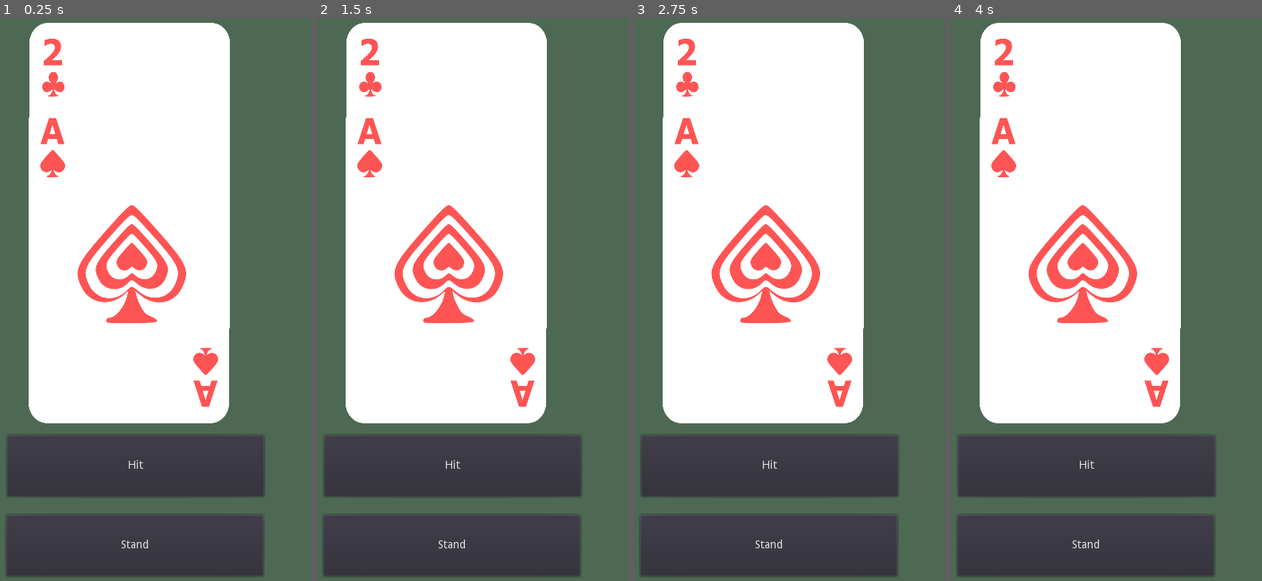
Above: before the commit, frames 1-4 (left to right).
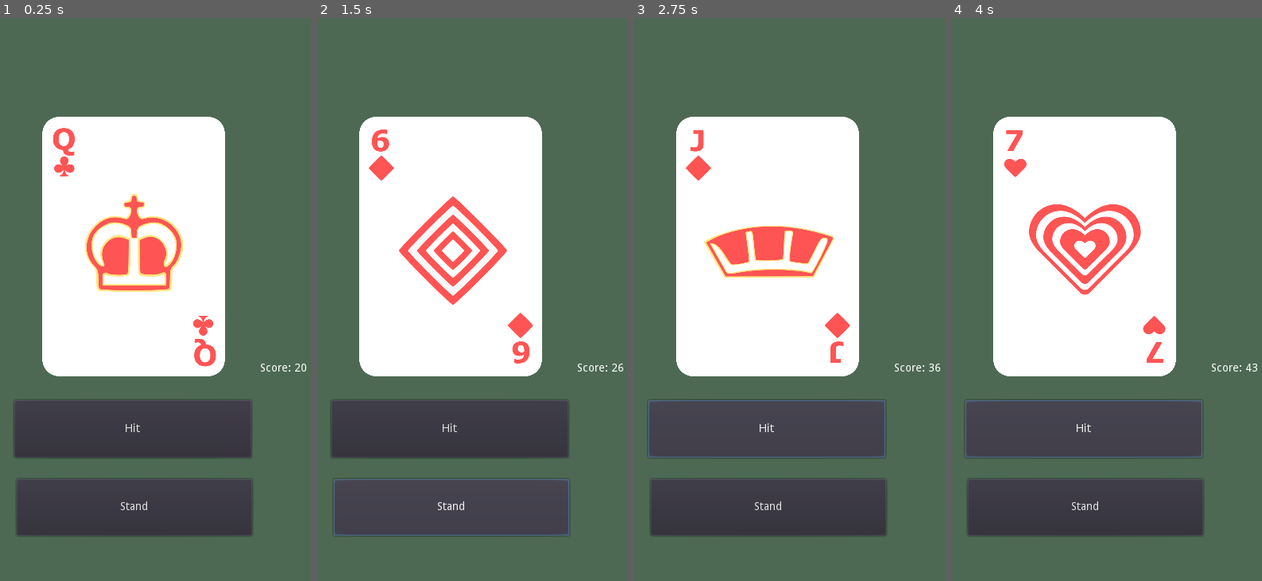
Above: after the commit, the same moments.

Repository: Kynot54/tic-tac-toe-21
Game: Godot game, scene res://TwentyOne.tscn
Two runs of this game, one before a commit and one after it. Both use one fixed random seed, a clock stepped at 60 frames per second and the inputs below. After the commit the project has no main scene; this scene is started directly in both runs.
Inputs:
- Up to frame 1 (0.25 s): no input
- Up to frame 2 (1.5 s): click "Hit" at 0.5 s; click "Stand" at 1.25 s
- Up to frame 3 (2.75 s): click "Hit" at 2 s
- Up to frame 4 (4 s): click "Stand" at 2.75 s; click "Hit" at 3.5 s

The runs differ from the first frame. In frame 1, 38% of the frame differs, in the area x 1-99%, y 0-100%; in frame 2, 37%; in frame 3, 38%; in frame 4, 38%.

Commit message:
Removed Title Scence for Replacement and Worked on Player's 21 Scene

Diff:
--- /dev/null
+++ b/Dealer.tscn
@@ -0,0 +1,24 @@
+[gd_scene format=2]
+
+[node name="TwentyOne" type="Node"]
+
+[node name="ColorRect" type="ColorRect" parent="."]
+margin_right = 480.0
+margin_bottom = 720.0
+color = Color( 0.305882, 0.415686, 0.329412, 1 )
+
+[node name="PointCountLabel" type="RichTextLabel" parent="."]
+margin_left = 69.0
+margin_top = 596.0
+margin_right = 128.0
+margin_bottom = 612.0
+grow_horizontal = 2
+grow_vertical = 2
+rect_scale = Vector2( 6, 6 )
+text = "Score: 21"
+
+[node name="AspectRatioContainer" type="AspectRatioContainer" parent="."]
+margin_left = 1.52588e-05
+margin_top = 3.05176e-05
+margin_right = 480.0
+margin_bottom = 720.0
--- /dev/null
+++ b/TwentyOne.gd
@@ -0,0 +1,107 @@
+extends Node
+
+var deck = [
+	#Clovers
+	{"rank" : "2", "suit": "Clovers", "value": 2, "sprite": "res://sprites/Clovers_2_white.png"},
+	{"rank" : "3", "suit": "Clovers", "value": 3, "sprite": "res://sprites/Clovers_3_white.png"},
+	{"rank" : "4", "suit": "Clovers", "value": 4, "sprite": "res://sprites/Clovers_4_white.png"},
+	{"rank" : "5", "suit": "Clovers", "value": 5, "sprite": "res://sprites/Clovers_5_white.png"},
+	{"rank" : "6", "suit": "Clovers", "value": 6, "sprite": "res://sprites/Clovers_6_white.png"},
+	{"rank" : "7", "suit": "Clovers", "value": 7, "sprite": "res://sprites/Clovers_7_white.png"},
+	{"rank" : "8", "suit": "Clovers", "value": 8, "sprite": "res://sprites/Clovers_8_white.png"},
+	{"rank" : "9", "suit": "Clovers", "value": 9, "sprite": "res://sprites/Clovers_9_white.png"},
+	{"rank" : "10", "suit": "Clovers", "value": 10, "sprite": "res://sprites/Clovers_10_white.png"},
+	{"rank" : "Jack", "suit": "Clovers", "value": 10, "sprite": "res://sprites/Clovers_Jack_white.png"},
+	{"rank" : "Queen", "suit": "Clovers", "value": 10, "sprite": "res://sprites/Clovers_Queen_white.png"},
+	{"rank" : "King", "suit": "Clovers", "value": 10, "sprite": "res://sprites/Clovers_King_white.png"},
+	{"rank" : "Ace", "suit": "Clovers", "value": 10, "sprite": "res://sprites/Clovers_A_white.png"},
+	#Hearts
+	{"rank" : "2", "suit": "Hearts", "value": 2, "sprite": "res://sprites/Hearts_2_white.png"},
+	{"rank" : "3", "suit": "Hearts", "value": 3, "sprite": "res://sprites/Hearts_3_white.png"},
+	{"rank" : "4", "suit": "Hearts", "value": 4, "sprite": "res://sprites/Hearts_4_white.png"},
+	{"rank" : "5", "suit": "Hearts", "value": 5, "sprite": "res://sprites/Hearts_5_white.png"},
+	{"rank" : "6", "suit": "Hearts", "value": 6, "sprite": "res://sprites/Hearts_6_white.png"},
+	{"rank" : "7", "suit": "Hearts", "value": 7, "sprite": "res://sprites/Hearts_7_white.png"},
+	{"rank" : "8", "suit": "Hearts", "value": 8, "sprite": "res://sprites/Hearts_8_white.png"},
+	{"rank" : "9", "suit": "Hearts", "value": 9, "sprite": "res://sprites/Hearts_9_white.png"},
+	{"rank" : "10", "suit": "Hearts", "value": 10, "sprite": "res://sprites/Hearts_10_white.png"},
+	{"rank" : "Jack", "suit": "Hearts", "value": 10, "sprite": "res://sprites/Hearts_Jack_white.png"},
+	{"rank" : "Queen", "suit": "Hearts", "value": 10, "sprite": "res://sprites/Hearts_Queen_white.png"},
+	{"rank" : "King", "suit": "Hearts", "value": 10, "sprite": "res://sprites/Hearts_King_white.png"},
+	{"rank" : "Ace", "suit": "Hearts", "value": 10, "sprite": "res://sprites/Hearts_A_white.png"},
+	#Spades
+	{"rank" : "2", "suit": "Spades", "value": 2, "sprite": "res://sprites/Pikes_2_white.png"},
+	{"rank" : "3", "suit": "Spades", "value": 3, "sprite": "res://sprites/Pikes_3_white.png"},
+	{"rank" : "4", "suit": "Spades", "value": 4, "sprite": "res://sprites/Pikes_4_white.png"},
+	{"rank" : "5", "suit": "Spades", "value": 5, "sprite": "res://sprites/Pikes_5_white.png"},
+	{"rank" : "6", "suit": "Spades", "value": 6, "sprite": "res://sprites/Pikes_6_white.png"},
+	{"rank" : "7", "suit": "Spades", "value": 7, "sprite": "res://sprites/Pikes_7_white.png"},
+	{"rank" : "8", "suit": "Spades", "value": 8, "sprite": "res://sprites/Pikes_8_white.png"},
+	{"rank" : "9", "suit": "Spades", "value": 9, "sprite": "res://sprites/Pikes_9_white.png"},
+	{"rank" : "10", "suit": "Spades", "value": 10, "sprite": "res://sprites/Pikes_10_white.png"},
+	{"rank" : "Jack", "suit": "Spades", "value": 10, "sprite": "res://sprites/Pikes_Jack_white.png"},
+	{"rank" : "Queen", "suit": "Spades", "value": 10, "sprite": "res://sprites/Pikes_Queen_white.png"},
+	{"rank" : "King", "suit": "Spades", "value": 10, "sprite": "res://sprites/Pikes_King_white.png"},
+	{"rank" : "Ace", "suit": "Spades", "value": 10, "sprite": "res://sprites/Pikes_A_white.png"},
+	#Diamonds
+	{"rank" : "2", "suit": "Diamonds", "value": 2, "sprite": "res://sprites/Tiles_2_white.png"},
+	{"rank" : "3", "suit": "Diamonds", "value": 3, "sprite": "res://sprites/Tiles_3_white.png"},
+	{"rank" : "4", "suit": "Diamonds", "value": 4, "sprite": "res://sprites/Tiles_4_white.png"},
+	{"rank" : "5", "suit": "Diamonds", "value": 5, "sprite": "res://sprites/Tiles_5_white.png"},
+	{"rank" : "6", "suit": "Diamonds", "value": 6, "sprite": "res://sprites/Tiles_6_white.png"},
+	{"rank" : "7", "suit": "Diamonds", "value": 7, "sprite": "res://sprites/Tiles_7_white.png"},
+	{"rank" : "8", "suit": "Diamonds", "value": 8, "sprite": "res://sprites/Tiles_8_white.png"},
+	{"rank" : "9", "suit": "Diamonds", "value": 9, "sprite": "res://sprites/Tiles_9_white.png"},
+	{"rank" : "10", "suit": "Diamonds", "value": 10, "sprite": "res://sprites/Tiles_10_white.png"},
+	{"rank" : "Jack", "suit": "Diamonds", "value": 10, "sprite": "res://sprites/Tiles_Jack_white.png"},
+	{"rank" : "Queen", "suit": "Diamonds", "value": 10, "sprite": "res://sprites/Tiles_Queen_white.png"},
+	{"rank" : "King", "suit": "Diamonds", "value": 10, "sprite": "res://sprites/Tiles_King_white.png"},
+	{"rank" : "Ace", "suit": "Diamonds", "value": 10, "sprite": "res://sprites/Tiles_A_white.png"}
+]
+
+var player_hand = []
+
+var score = 0
+
+# Called when the node enters the scene tree for the first time.
+func _ready():
+	shuffle_deck()
+	for _i in range(2):
+		deal_player_card()
+
+	#var hit = get_node("Hit")
+	#hit.connect("pressed", self, "on_Hit_pressed")
+
+func shuffle_deck():
+	# Using Richard Durstenfeld's version of the Fisher-Yates Shuffle
+	for i in range(len(deck)-1):
+		var rng = RandomNumberGenerator.new()
+		var j = rng.randi_range(0,51)
+		var temp = deck[i]
+		deck[i] = deck[j]
+		deck[j] = temp
+
+
+func deal_player_card():
+	if deck:
+		var card_to_be_dealt = deck.pop_back()
+		score += card_to_be_dealt["value"]
+		$ScoreLabel.text = "Score: " + str(score)
+		player_hand.append(card_to_be_dealt)
+		var card_sprite = Sprite.new()
+		card_sprite.texture = load(card_to_be_dealt["sprite"])
+		card_sprite.scale = Vector2(0.35,0.35)
+		card_sprite.position = Vector2(240,300)
+		add_child(card_sprite)
+
+func _on_Hit_pressed():
+	deal_player_card()
+
+func reset_deck_player():
+	for card in player_hand:
+		deck.append(card)
+	player_hand.clear()
+
+func reset_player_score():
+	score = 0
+	$ScoreLabel.text = "Score: " + str(score)
--- a/TwentyOne.tscn
+++ b/TwentyOne.tscn
@@ -1,48 +1,47 @@
-[gd_scene load_steps=3 format=2]
+[gd_scene load_steps=2 format=2]
 
-[ext_resource path="res://Cards/Clovers_2_white.png" type="Texture" id=1]
-[ext_resource path="res://Cards/Pikes_A_white.png" type="Texture" id=2]
+[ext_resource path="res://TwentyOne.gd" type="Script" id=1]
 
 [node name="TwentyOne" type="Node"]
+script = ExtResource( 1 )
 
 [node name="ColorRect" type="ColorRect" parent="."]
 margin_right = 480.0
 margin_bottom = 720.0
 color = Color( 0.305882, 0.415686, 0.329412, 1 )
 
-[node name="Button" type="Button" parent="."]
-margin_left = 81.0
-margin_top = 537.0
-margin_right = 404.0
-margin_bottom = 614.0
-action_mode = 0
-button_mask = 0
+[node name="Hit" type="Button" parent="."]
+margin_left = 90.0
+margin_top = 493.0
+margin_right = 388.0
+margin_bottom = 565.0
 text = "Hit"
 icon_align = 1
 
-[node name="Button2" type="Button" parent="."]
-margin_left = 80.0
-margin_top = 637.0
-margin_right = 403.0
-margin_bottom = 714.0
+[node name="Stand" type="Button" parent="."]
+margin_left = 93.0
+margin_top = 592.0
+margin_right = 389.0
+margin_bottom = 663.0
 action_mode = 0
 button_mask = 0
 text = "Stand"
 icon_align = 1
+
+[node name="ScoreLabel" type="RichTextLabel" parent="."]
+margin_left = 399.0
+margin_top = 446.0
+margin_right = 464.0
+margin_bottom = 485.0
+grow_horizontal = 2
+grow_vertical = 2
+text = "Score: 0"
 
 [node name="AspectRatioContainer" type="AspectRatioContainer" parent="."]
 margin_left = 1.52588e-05
 margin_top = 3.05176e-05
 margin_right = 480.0
 margin_bottom = 720.0
+mouse_filter = 2
 
-[node name="PikesAWhite" type="Sprite" parent="AspectRatioContainer"]
-position = Vector2( 234, 320 )
-scale = Vector2( 0.385114, 0.433871 )
-z_index = 1
-texture = ExtResource( 2 )
-
-[node name="Clovers2White" type="Sprite" parent="AspectRatioContainer"]
-position = Vector2( 235, 221 )
-scale = Vector2( 0.385114, 0.433871 )
-texture = ExtResource( 1 )
+[connection signal="pressed" from="Hit" to="." method="_on_Hit_pressed"]
--- a/project.godot
+++ b/project.godot
@@ -11,7 +11,6 @@
 [application]
 
 config/name="tic-tac-toe-21"
-run/main_scene="res://title.tscn"
 
 [display]
 
@@ -24,6 +23,18 @@
 
 common/drop_mouse_on_gui_input_disabled=true
 
+[input]
+
+ui_touch={
+"deadzone": 0.5,
+"events": [ Object(InputEventMouseButton,"resource_local_to_scene":false,"resource_name":"","device":-1,"alt":false,"shift":false,"control":false,"meta":false,"command":false,"button_mask":0,"position":Vector2( 0, 0 ),"global_position":Vector2( 0, 0 ),"factor":1.0,"button_index":1,"pressed":false,"doubleclick":false,"script":null)
+ ]
+}
+
+[input_devices]
+
+pointing/emulate_touch_from_mouse=true
+
 [physics]
 
 common/enable_pause_aware_picking=true
Binary file added: sprites/Clovers_10_white.png
Not shown, added: sprites/Clovers_10_white.png.import
Binary file added: sprites/Clovers_2_white.png
Not shown, added: sprites/Clovers_2_white.png.import
Binary file added: sprites/Clovers_3_white.png
Not shown, added: sprites/Clovers_3_white.png.import
Binary file added: sprites/Clovers_4_white.png
Not shown, added: sprites/Clovers_4_white.png.import
Binary file added: sprites/Clovers_5_white.png
Not shown, added: sprites/Clovers_5_white.png.import
Binary file added: sprites/Clovers_6_white.png
Not shown, added: sprites/Clovers_6_white.png.import
(and 92 more such lines)
